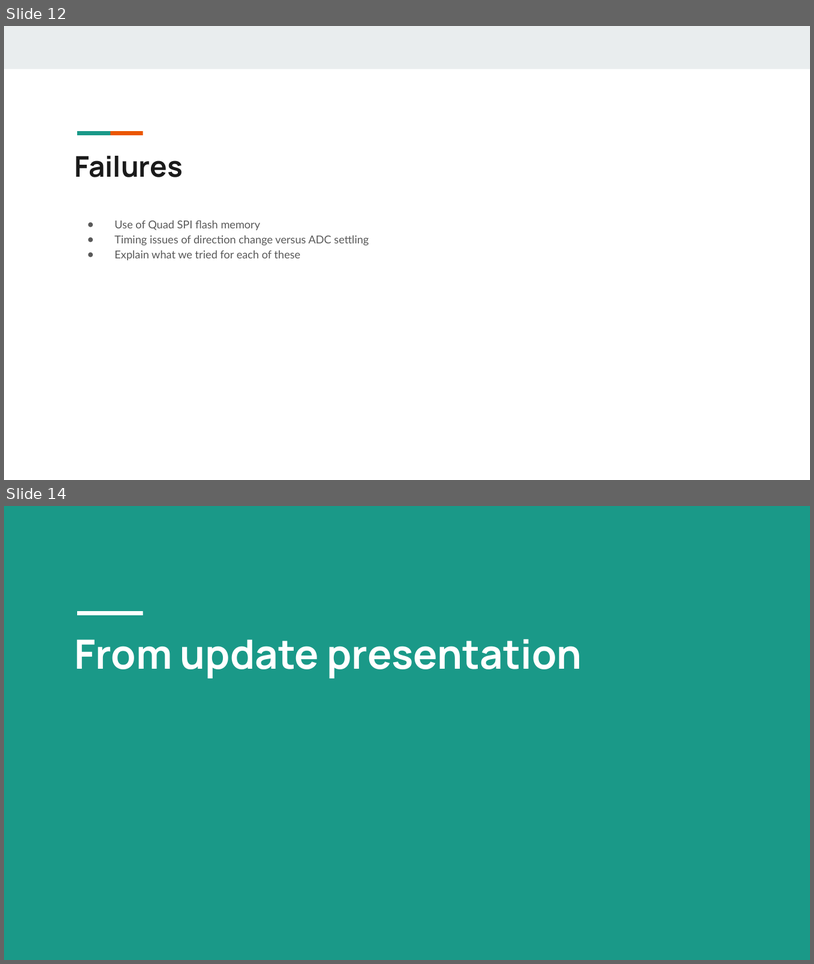
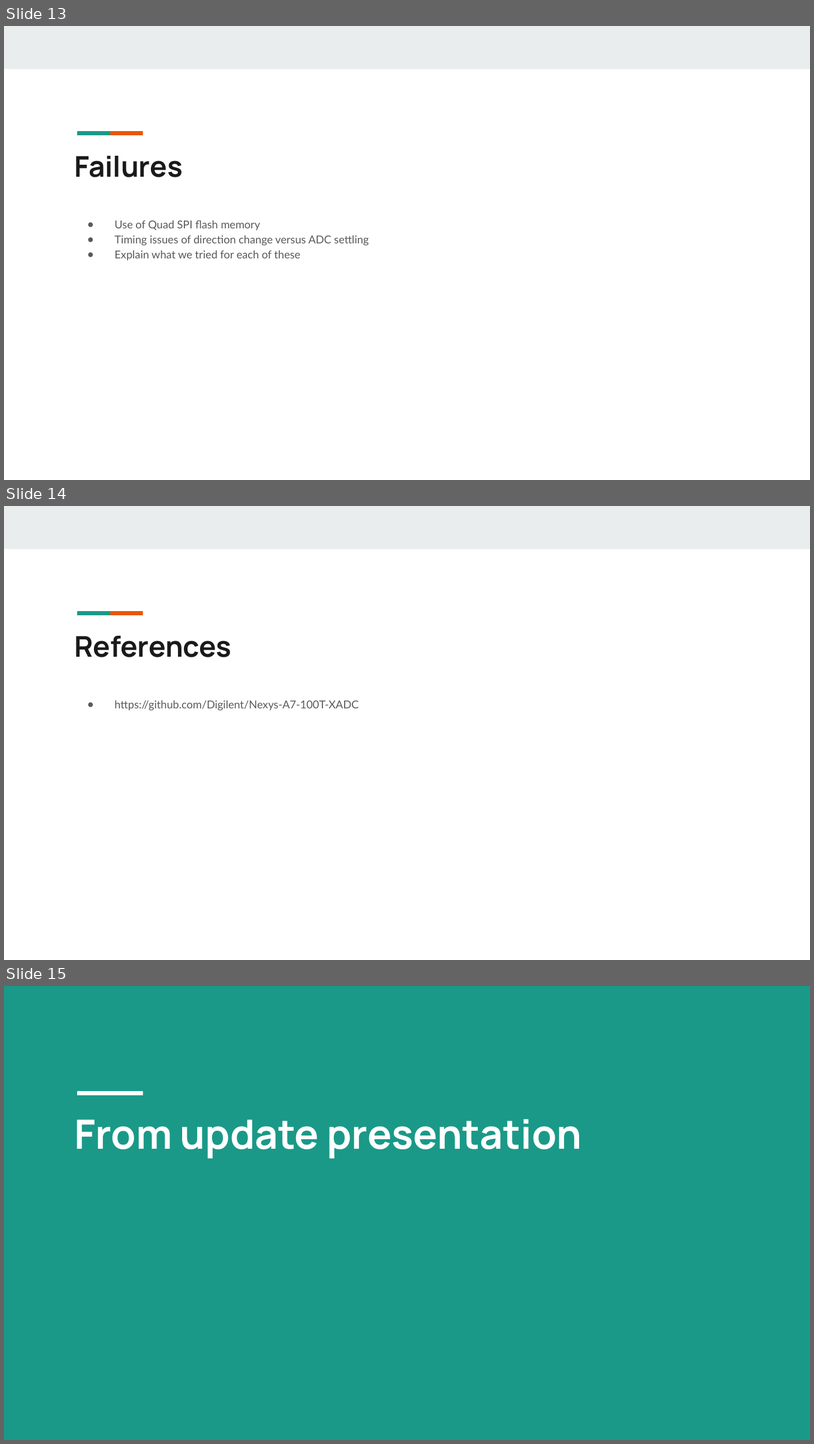
Before and after one commit to cnaught1/EC551_Final_Project, a slide deck: Bringing the Analog World to Digital Design_EC551_Final Project.pptx. Shown one above the other, each under a label of ours: slides 12 and 14 before the commit, slides 13, 14 and 15 after it; the slides between them are not shown. The pictures are 814x964 and 814x1444 pixels, drawn with LibreOffice and Linux fonts; fonts in the diff are those of the drawing. Boxes give left, top, right and bottom in pixels: in the first picture for what was removed or moved away, otherwise in the second. Text is boxed around its words. In the diff, an @@ line names an element or a change of style, - is before the commit and + after.

```diff
--- a/Bringing the Analog World to Digital Design_EC551_Final Project.pptx
+++ b/Bringing the Analog World to Digital Design_EC551_Final Project.pptx
@@ slide 14 added at (x1=4, y1=506, x2=810, y2=960), background #FFFFFF; not listed: 3 template elements that a slide beside it also shows @@
@@ title added at (x1=74, y1=636, x2=231, y2=657), 34 pt, text #1A1A1A, bold @@
+References
@@ text added at (x1=114, y1=700, x2=359, y2=711), 13 pt, text #595959 @@
+● https://github.com/Digilent/Nexys-A7-100T-XADC
@@ what was slide 12 is now slide 13 @@
@@ what was slide 14 is now slide 15 @@
```
Also in this commit, not shown: 3 slides changed, 2 other slides added, 2 slides removed.
